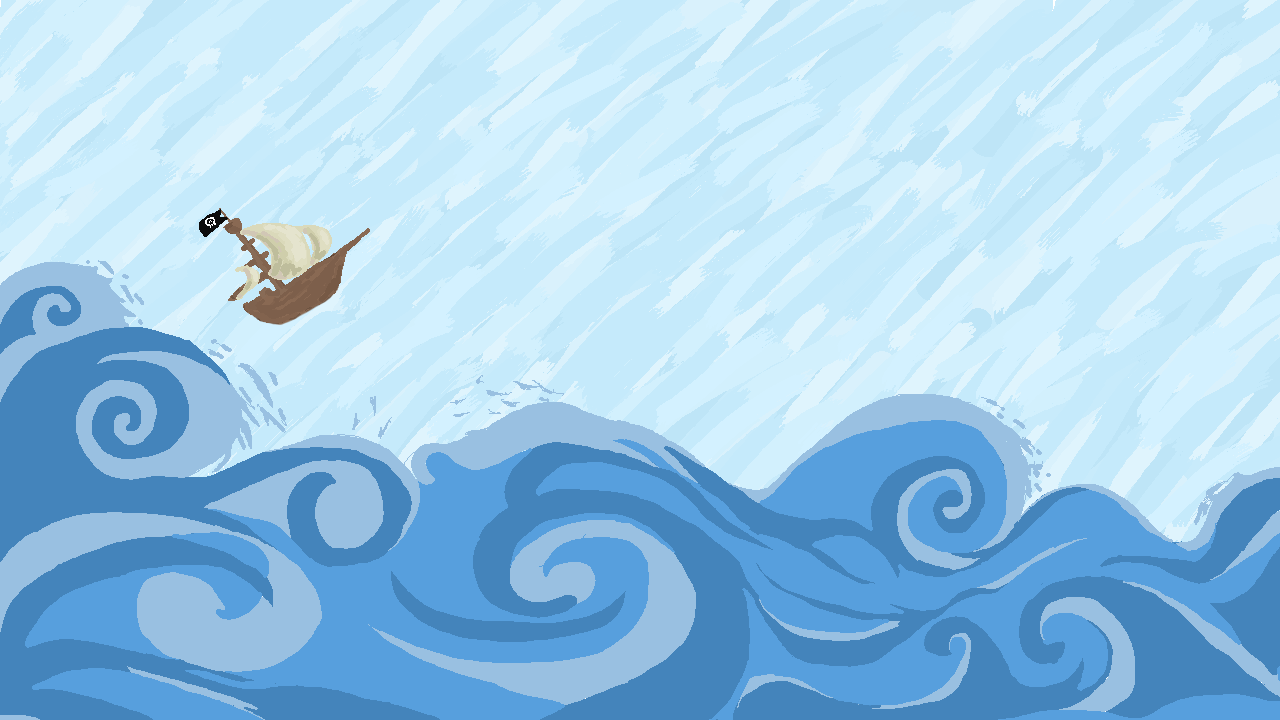
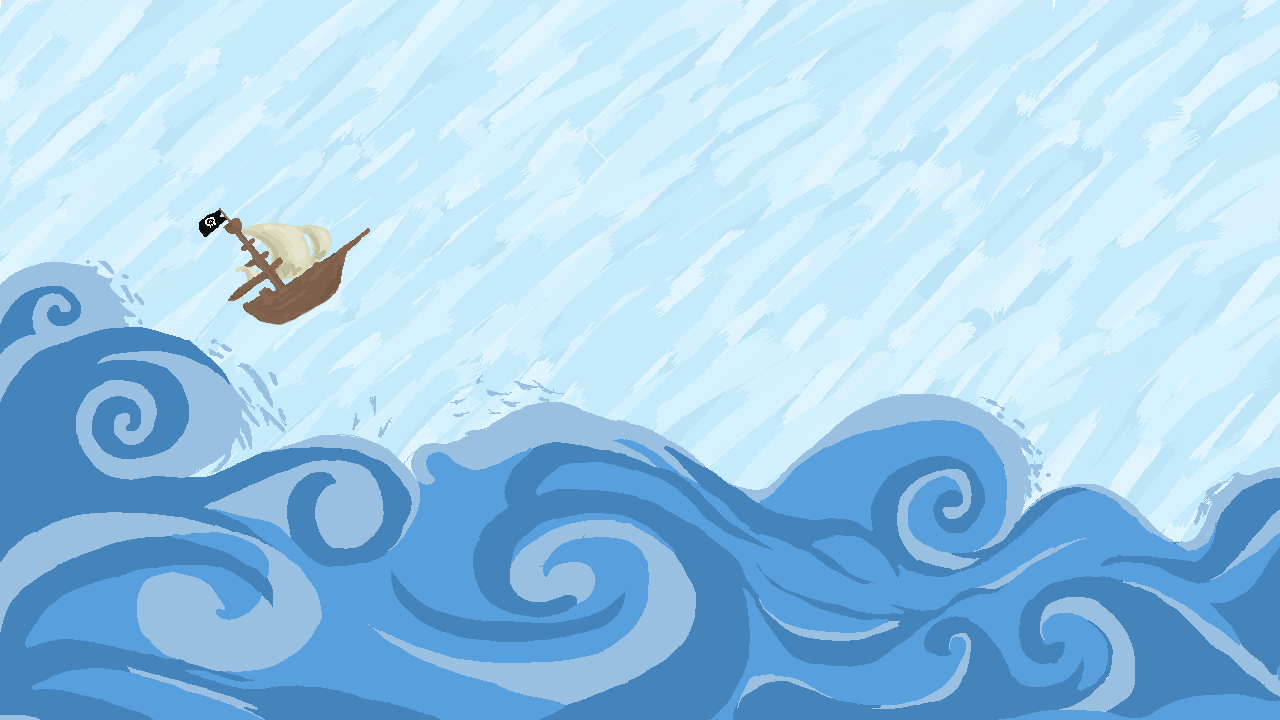
Revision of a layered w=1280, h=720 image; what changed, layer by layer:
added group "schiff" with 3 layers above "meer" over [220, 134, 608, 299]
moved "segel" into group "schiff" over [236, 231, 318, 299]
moved "Schiff" into group "schiff" over [220, 209, 318, 299]
moved "sgel" into group "schiff", painted on it over [220, 134, 608, 299]
added group "meer" with 7 layers above "Himmel" over [236, 260, 318, 299]
moved "gefuellt meer dunkel" into group "meer" over [236, 286, 254, 299]
moved "gefuellt meer hell" into group "meer" over [236, 260, 318, 299]
moved "umrisse hell meer" into group "meer" over [236, 260, 318, 299]
moved "Umrisse dunkel meer" into group "meer" over [236, 284, 257, 299]
added group "Himmel" with 2 layers above "Hintergrund" over [220, 134, 608, 299]
moved "Himmel hell" into group "Himmel" over [220, 134, 608, 299]
moved "Ebene 1" into group "Himmel" over [220, 134, 608, 299]
